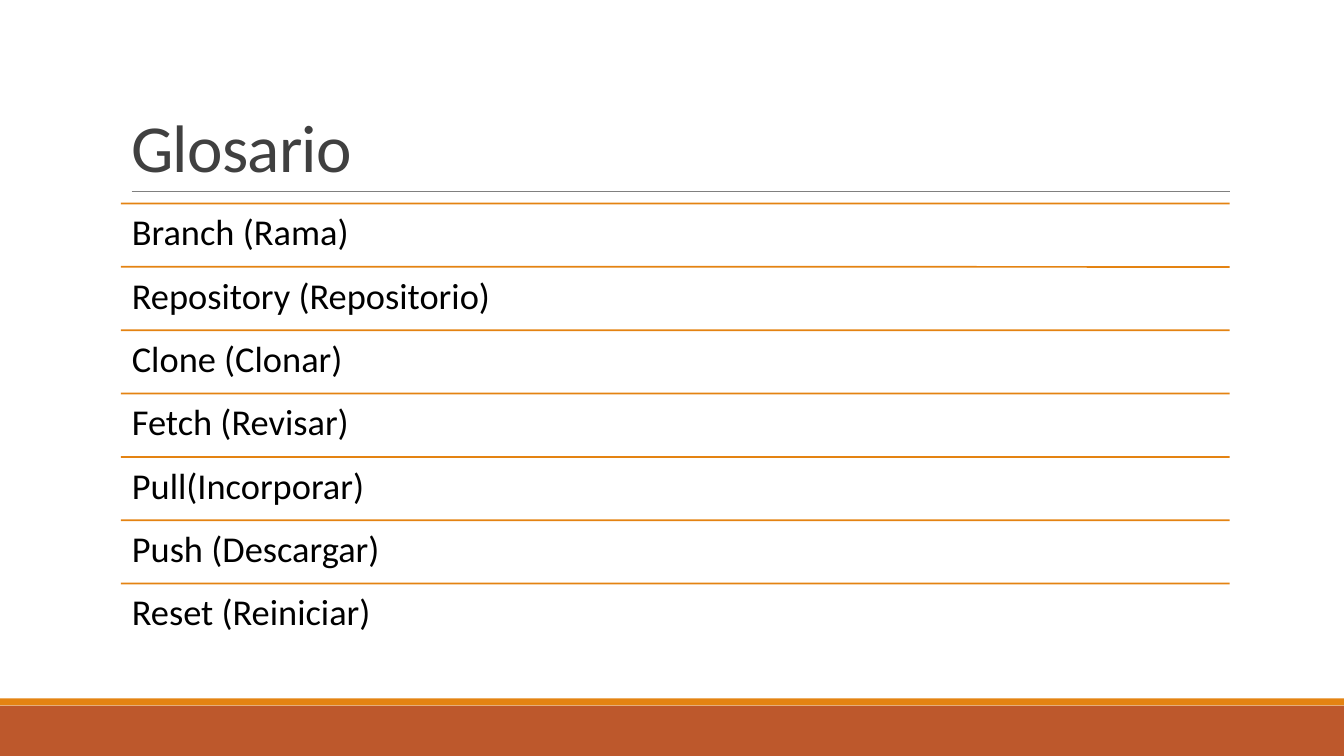
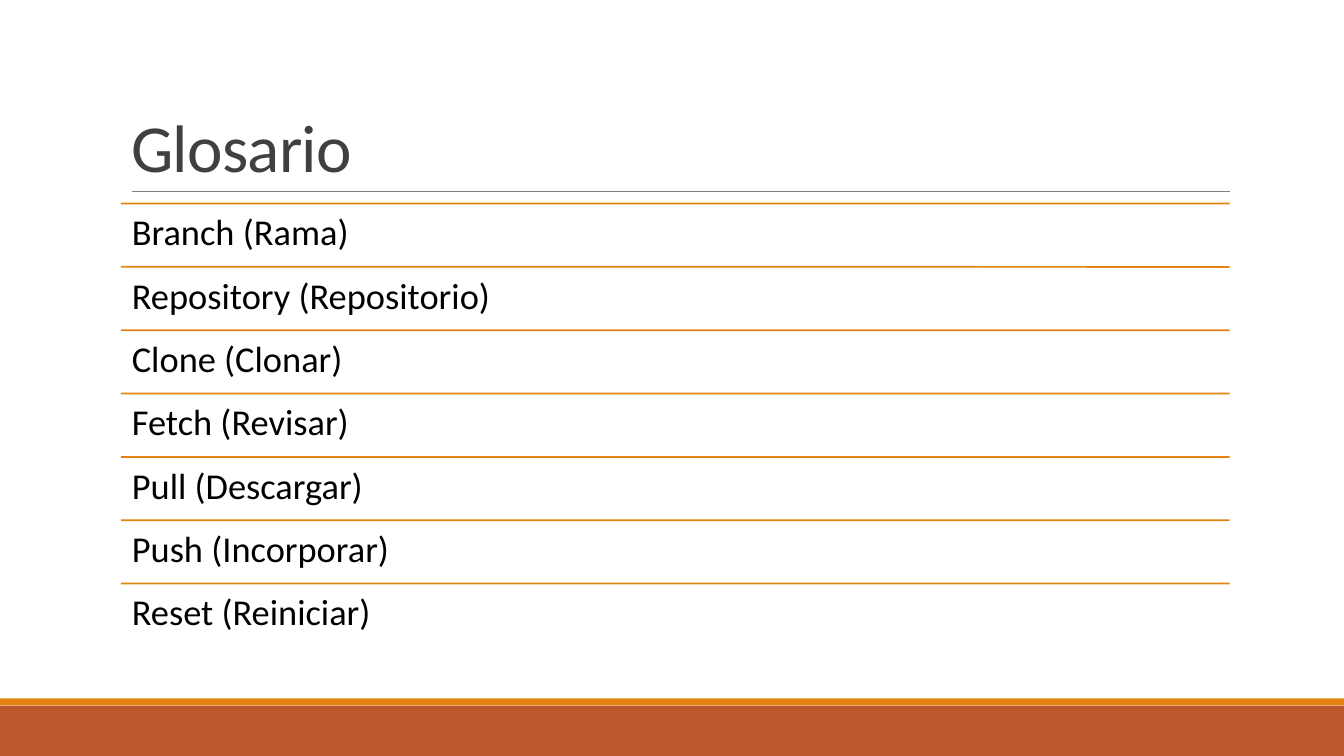
Before and after one commit to DuckHunter213/TutorialGit, a slide deck: slide 11 of Git.pptx. Drawn at 1344x756 pixels with LibreOffice and Linux fonts; fonts in the diff are those of the drawing; background and template pictures are left out. Boxes give left, top, right and bottom in pixels: in the first picture for what was removed or moved away, otherwise in the second. Text is boxed around its words. In the diff, an @@ line names an element or a change of style, - is before the commit and + after.

```diff
--- a/Git.pptx
+++ b/Git.pptx
@@ text at bbox=[132, 472, 363, 506]: text changed @@
-Pull(Incorporar)
+Pull (Descargar)
@@ text at bbox=[132, 535, 389, 568]: text changed @@
-Push (Descargar)
+Push (Incorporar)
```
Also in this commit, not shown: 7 slides added, 1 slide removed, 6 other files.
